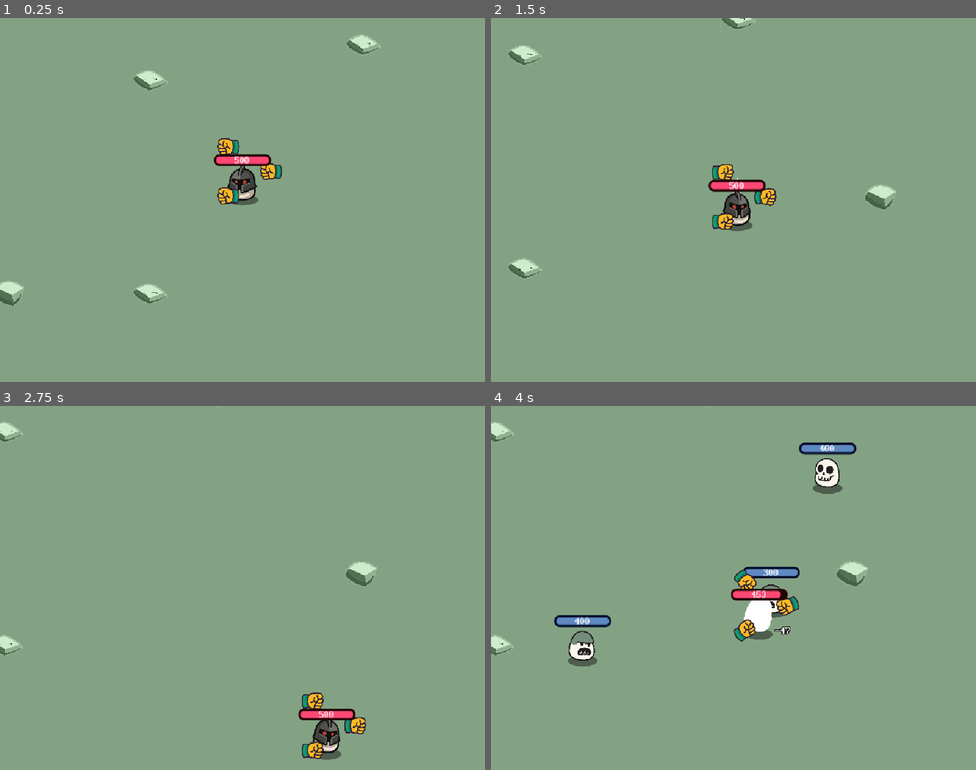
Above: before the commit, frames 1-4 (two rows, left to right).
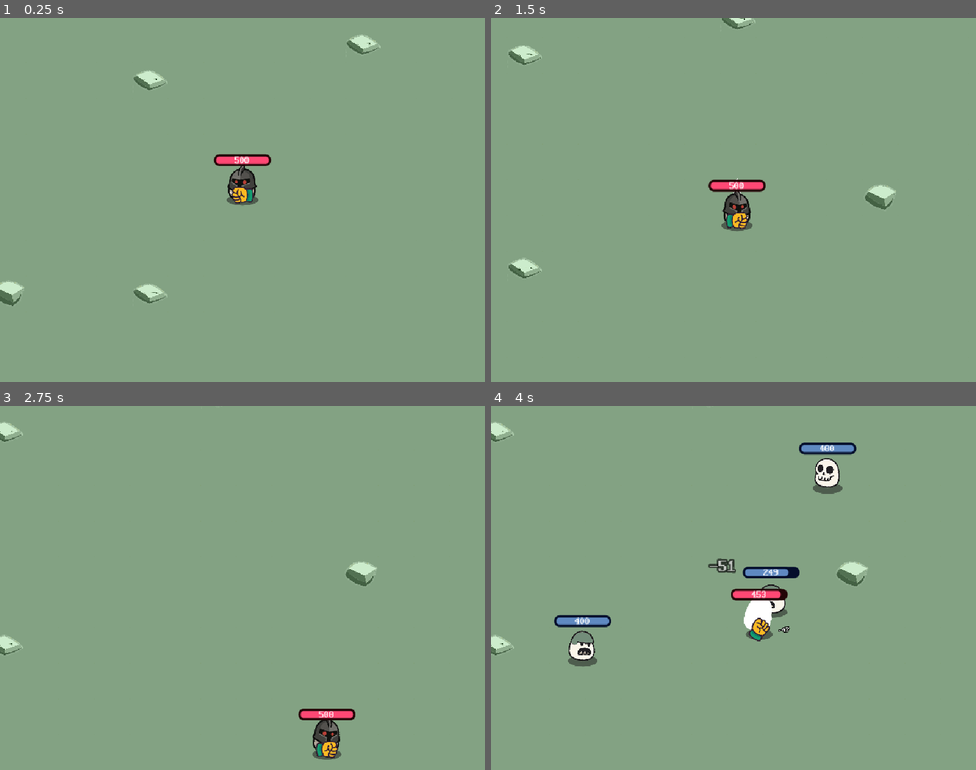
Above: after the commit, the same moments.

Repository: leexiaohui1997/brotato
Game: Godot game, scene res://scenes/game/game.tscn
Two runs of this game, one before a commit and one after it. Both use one fixed random seed, a clock stepped at 60 frames per second and the inputs below. The project has no main scene, so this scene is started directly.
Inputs:
- Up to frame 1 (0.25 s): no input
- Up to frame 2 (1.5 s): hold D (right) 0.53-1.28 s; hold Space (dash) 0.53-1.28 s; hold S (down) from 1.28 s (still down); tap Space (dash) at 1.35 s
- Up to frame 3 (2.75 s): release S (down) at 2.03 s; hold D (right) from 2.03 s (still down); hold Space (dash) from 2.03 s (still down)
- Up to frame 4 (4 s): release D (right) at 2.78 s; release Space (dash) at 2.78 s; hold W (up) 2.78-3.53 s; tap Space (dash) at 2.85 s; hold A (left) from 3.53 s (still down); hold Space (dash) from 3.53 s (still down)

The runs differ from the first frame. In frame 1, 0.7% of the frame differs, in the area x 44-59%, y 33-52%; in frame 2, 0.7%; in frame 3, 0.7%; in frame 4, 1.0%, in the area x 44-64%, y 41-65%.

Commit message:
feat(weapon): 新增近战武器行为系统与单位敌对关系管理
- 新增 WeaponBehavior 基类与 MeleeWeaponBehavior，实现蓄力、出击、回撤、冷却的近战流程
- 新增 WeaponStats，收敛武器的蓄力、攻击、回撤、冷却与攻击距离数值
- Weapon 改用静态 create() 工厂方法，按 weapon_id 自动挂载对应武器行为
- AttackContext 与 AttackService 支持透传 weapon，连锁攻击保留武器来源
- GameNode 新增 game_enemies 列表与 get_enemies()，替代 find_children 遍历
- weapon_config 的武器分类改为静态常量，魔法武器并入近战分类

Diff:
--- a/config/weapon_config.gd
+++ b/config/weapon_config.gd
@@ -23,21 +23,17 @@
 }
 
 ## 近战武器
-var MELEE_WEAPONS: Array[WeaponId] = [
+static var MELEE_WEAPONS: Array[WeaponId] = [
 	WeaponId.PUNCH,
 	WeaponId.AXE,
-	WeaponId.SWORD
-]
-
-## 魔法武器
-var MAGIC_WEAPONS: Array[WeaponId] = [
+	WeaponId.SWORD,
 	WeaponId.CHAINSAW,
 	WeaponId.MACE,
 	WeaponId.WAND
 ]
 
 ## 远程武器
-var REMOTE_WEAPONS: Array[WeaponId] = [
+static var REMOTE_WEAPONS: Array[WeaponId] = [
 	WeaponId.PISTOL,
 	WeaponId.LASER,
 	WeaponId.SMG,
--- a/scenes/game/attack_context.gd
+++ b/scenes/game/attack_context.gd
@@ -3,6 +3,7 @@
 var game: GameNode
 var target: UnitCommon
 var source: UnitCommon
+var weapon: Weapon
 
 ## 上一次攻击
 var last_attack: AttackContext
@@ -34,12 +35,14 @@
 	_game: GameNode,
 	_target: UnitCommon,
 	_source: UnitCommon,
+	_weapon: Weapon = null,
 	_last_attack: AttackContext = null
 ) -> AttackContext:
 	var ctx := AttackContext.new()
 	ctx.game = _game
 	ctx.target = _target
 	ctx.source = _source
+	ctx.weapon = _weapon
 	ctx.last_attack = _last_attack
 	ctx.setup()
 	return ctx
--- a/scenes/game/attack_service.gd
+++ b/scenes/game/attack_service.gd
@@ -4,9 +4,9 @@
 @export var game: GameNode
 
 ## 触发攻击
-func attack(target: UnitCommon, source: Node2D) -> void:
+func attack(target: UnitCommon, source: Node2D, weapon: Weapon = null) -> void:
 	if not source is UnitCommon: return
-	var ctx := AttackContext.create(game, target, source)
+	var ctx := AttackContext.create(game, target, source, weapon)
 	execute_ctx(ctx)
 
 ## 延迟连锁攻击前校验相关节点是否仍然有效且存活
@@ -52,6 +52,7 @@
 				ctx.game,
 				target,
 				source,
+				ctx.weapon,
 				ctx
 			)
 			execute_ctx(combo_ctx)
@@ -66,6 +67,7 @@
 				ctx.game,
 				source,
 				target,
+				null,
 				ctx
 			)
 			execute_ctx(counter_ctx)
--- a/scenes/game/game.gd
+++ b/scenes/game/game.gd
@@ -13,6 +13,8 @@
 @onready var entities: Node2D = $Entities
 @onready var attack_service: AttackService = $AttackService
 @onready var floating_texts: Node2D = $FloatingTexts
+
+var game_enemies: Array[UnitCommon] = []
 
 var map_node: MapGenerate
 var player: UnitCommon
@@ -82,8 +84,8 @@
 
 ## 获取初始位置
 func get_born_pos(is_player: bool) -> Vector2i:
-	var units: Array[UnitCommon] = []
-	units.assign(entities.find_children("*", "UnitCommon", false, false))
+	var units: Array[UnitCommon] = game_enemies.slice(0)
+	if player: units.append(player)
 	for i in range(100):
 		var vec := CoordUtils.get_random_pos(map_node.map_start_pos, map_node.map_end_pos, units)
 		if is_player:
@@ -102,6 +104,12 @@
 	instance.global_position = spawn_pos
 	instance.setup(text, ColorUtils.COLOR_PRESETS[color])
 
+## 获取敌对单位
+func get_enemies(source: UnitCommon = player) -> Array[UnitCommon]:
+	if not player: return []
+	if source != player: return [player]
+	return game_enemies.slice(0)
+
 func _ready() -> void:
 	generate_map()
 	generate_player()
@@ -115,3 +123,11 @@
 
 func _on_spawn_enemy_timer_timeout() -> void:
 	spawn_enemies(3)
+
+func _on_entities_child_entered_tree(node: Node) -> void:
+	if node is UnitCommon and node != player:
+		game_enemies.append(node)
+
+func _on_entities_child_exiting_tree(node: Node) -> void:
+	if node is UnitCommon and node != player:
+		game_enemies.erase(node)
--- a/scenes/game/game.tscn
+++ b/scenes/game/game.tscn
@@ -24,4 +24,6 @@
 [node name="AttackService" parent="." unique_id=102567857 node_paths=PackedStringArray("game") instance=ExtResource("2_7h61r")]
 game = NodePath("..")
 
+[connection signal="child_entered_tree" from="Entities" to="." method="_on_entities_child_entered_tree"]
+[connection signal="child_exiting_tree" from="Entities" to="." method="_on_entities_child_exiting_tree"]
 [connection signal="timeout" from="Timers/SpawnEnemyTimer" to="." method="_on_spawn_enemy_timer_timeout"]
--- /dev/null
+++ b/scenes/weapon/behaviors/melee.gd
@@ -0,0 +1,44 @@
+extends WeaponBehavior
+class_name MeleeWeaponBehavior
+
+var can_damage := false
+var damaged_targets: Array[UnitCommon] = []
+
+func attack() -> void:
+	if not belong: return
+	if not belong.locked_target: return
+	if belong.is_attacking: return
+	if belong.is_frozen: return
+	belong.is_attacking = true
+	var start_pos := belong.sprite.position
+	var target_pos := Vector2(start_pos.x + belong.stats.attack_range, start_pos.y)
+	var recoil_pos := Vector2(start_pos.x - 15, start_pos.y)
+	var tween := create_tween()
+	var step_1 := tween.tween_property(belong.sprite, "position", recoil_pos, belong.stats.recoil_duration)
+	var step_2 := tween.tween_property(belong.sprite, "position", target_pos, belong.stats.attack_duration)
+	var step_3 := tween.tween_property(belong.sprite, "position", start_pos, belong.stats.back_duration)
+	await step_1.finished
+	can_damage = true
+	damaged_targets.clear()
+	await step_2.finished
+	can_damage = false
+	damaged_targets.clear()
+	await step_3.finished
+	if not is_instance_valid(belong): return
+	belong.is_attacking = false
+	belong.is_frozen = true
+	var timer := get_tree().create_timer(belong.stats.cooldown)
+	await timer.timeout
+	if not is_instance_valid(belong): return
+	belong.is_frozen = false
+
+func _process(_delta: float) -> void:
+	if not game: return
+	attack()
+	if not can_damage: return
+	var targets := game.get_enemies(belong_unit)
+	for item in targets:
+		if damaged_targets.has(item): continue
+		if belong.sprite.global_position.distance_to(item.global_position) <= UnitBase.UNIT_RADIUS:
+			damaged_targets.append(item)
+			game.attack_service.attack(item, belong_unit, belong)
--- /dev/null
+++ b/scenes/weapon/behaviors/weapon_behavior.gd
@@ -0,0 +1,10 @@
+extends Node
+class_name WeaponBehavior
+
+var belong: Weapon
+
+var game: GameNode:
+	get: return Global.game
+
+var belong_unit: UnitCommon:
+	get: return belong.belong
--- a/scenes/weapon/weapon.gd
+++ b/scenes/weapon/weapon.gd
@@ -1,15 +1,29 @@
 extends Node2D
 class_name Weapon
 
-@export var belong: UnitCommon
-@export var weapon_id: WeaponConfig.WeaponId
+const WEAPON = preload("uid://dgo6wppwqxv7w")
+
+static func create() -> Weapon:
+	var weapon := WEAPON.instantiate() as Weapon
+	return weapon
+
+var belong: UnitCommon
+var weapon_id: WeaponConfig.WeaponId
+var stats: WeaponStats
+
 @onready var sprite: Sprite2D = $Sprite2D
+@onready var behaviors: Node = $Behaviors
+
+## 是否是近战武器
+var is_melee: bool:
+	get: return WeaponConfig.MELEE_WEAPONS.has(weapon_id)
+## 是否是远程武器
+var is_remote: bool:
+	get: return WeaponConfig.REMOTE_WEAPONS.has(weapon_id)
 
 var locked_target: UnitCommon
-
-## 攻击距离
-var attack_range: float:
-	get: return 300.0
+var is_attacking := false
+var is_frozen := false
 
 func get_idle_rotation() -> float:
 	if not belong: return 0
@@ -27,14 +41,11 @@
 func get_targets() -> Array[UnitCommon]:
 	if not belong: return []
 	if not Global.game: return []
-	var targets: Array[UnitCommon] = []
+	var targets := Global.game.get_enemies(belong)
 	var result: Array = []
-	targets.assign(Global.game.entities.find_children("*", "UnitCommon", false, false))
 	for item in targets:
-		if item == belong: continue
-		if belong != Global.game.player and item != Global.game.player: continue
 		var distance = belong.global_position.distance_to(item.global_position)
-		if distance > attack_range: continue
+		if distance > stats.attack_range: continue
 		result.append([distance, item])
 	result.sort_custom(func(a: Array, b: Array): return a[0] - b[0])
 	return result.reduce(func(acc: Array, item: Array):
@@ -49,9 +60,20 @@
 func update_direction() -> void:
 	sprite.flip_v = abs(rotation) > PI / 2
 
+func add_behavior(behavior: WeaponBehavior) -> void:
+	behavior.belong = self
+	behaviors.add_child(behavior)
+
+func _init() -> void:
+	stats = WeaponStats.new()
+
 func _ready() -> void:
 	sprite.frame = weapon_id
+	if is_melee:
+		add_behavior(MeleeWeaponBehavior.new())
 
 func _process(_delta: float) -> void:
+	if not is_instance_valid(locked_target):
+		release_target()
 	rotate_to_target()
 	update_direction()
--- /dev/null
+++ b/scenes/weapon/weapon_stats.gd
@@ -0,0 +1,17 @@
+class_name WeaponStats
+
+## 蓄力时间
+var recoil_duration: float:
+	get: return 0.2
+## 出击时间
+var attack_duration: float:
+	get: return 0.2
+## 回撤时间
+var back_duration: float:
+	get: return 0.2
+## 冷却时间
+var cooldown: float:
+	get: return 2.0
+## 攻击距离
+var attack_range: float:
+	get: return 300.0
--- a/scripts/behaviors/enemy_behavior.gd
+++ b/scripts/behaviors/enemy_behavior.gd
@@ -26,7 +26,7 @@
 	if not game: return direction
 	if not game.entities: return direction
 	if direction == Vector2.ZERO: return direction
-	var units = game.entities.find_children("*", "UnitCommon", false, false)
+	var units = game.game_enemies
 	for item: UnitCommon in units:
 		if item == belong or item == player:
 			continue
--- a/scripts/behaviors/unit_weapon_behavior.gd
+++ b/scripts/behaviors/unit_weapon_behavior.gd
@@ -1,7 +1,5 @@
 extends Behavior
 class_name UnitWeaponBehavior
-
-const WEAPON = preload("uid://dgo6wppwqxv7w")
 
 var weapons: Array[Weapon] = []
 var circle_pos := Vector2(0, -UnitBase.UNIT_RADIUS / 2.0)
@@ -36,7 +34,7 @@
 		if targets.is_empty():
 			item.release_target()
 			continue
-		if not targets.has(item.locked_target):
+		if not item.locked_target or not targets.has(item.locked_target):
 			item.release_target()
 			for target in targets:
 				if allocated.has(target): continue
@@ -46,9 +44,8 @@
 		allocated.append(item.locked_target)
 
 func _ready() -> void:
-	add_weapon(WEAPON.instantiate())
-	add_weapon(WEAPON.instantiate())
-	add_weapon(WEAPON.instantiate())
+	if weapons.is_empty():
+		add_weapon(Weapon.create())
 
 func _process(_delta: float) -> void:
 	allocate_targets()
Not shown, added: scenes/weapon/behaviors/melee.gd.uid
Not shown, added: scenes/weapon/behaviors/weapon_behavior.gd.uid
Not shown, added: scenes/weapon/weapon_stats.gd.uid
